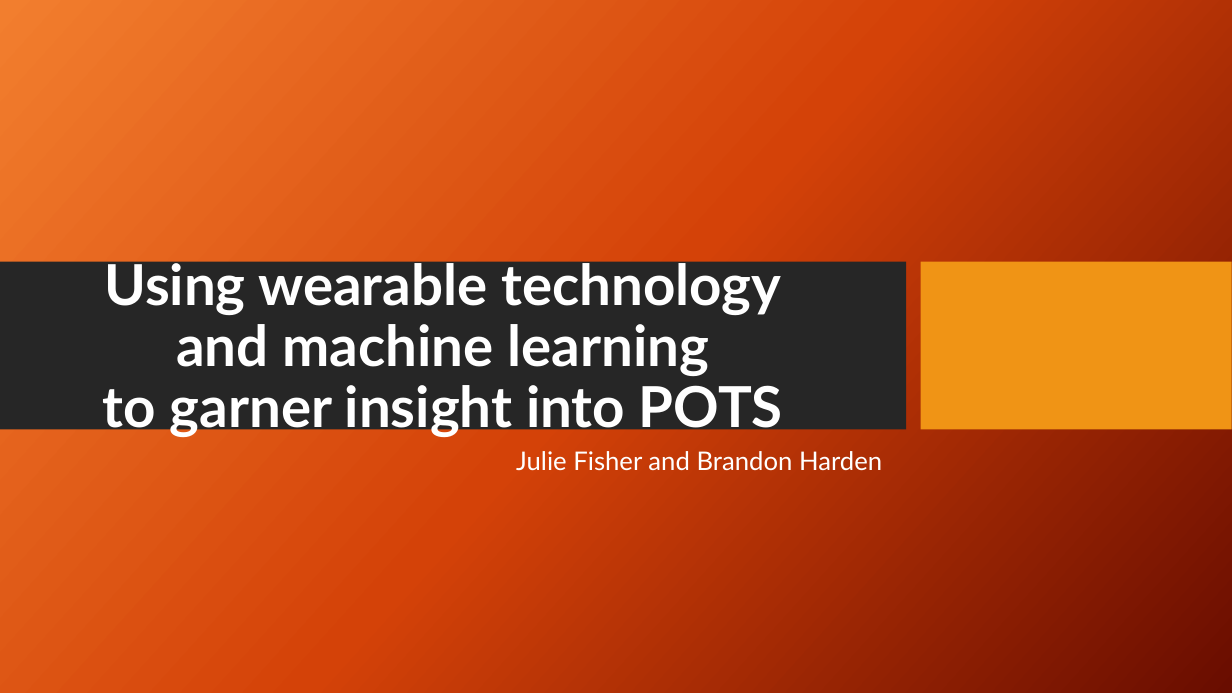
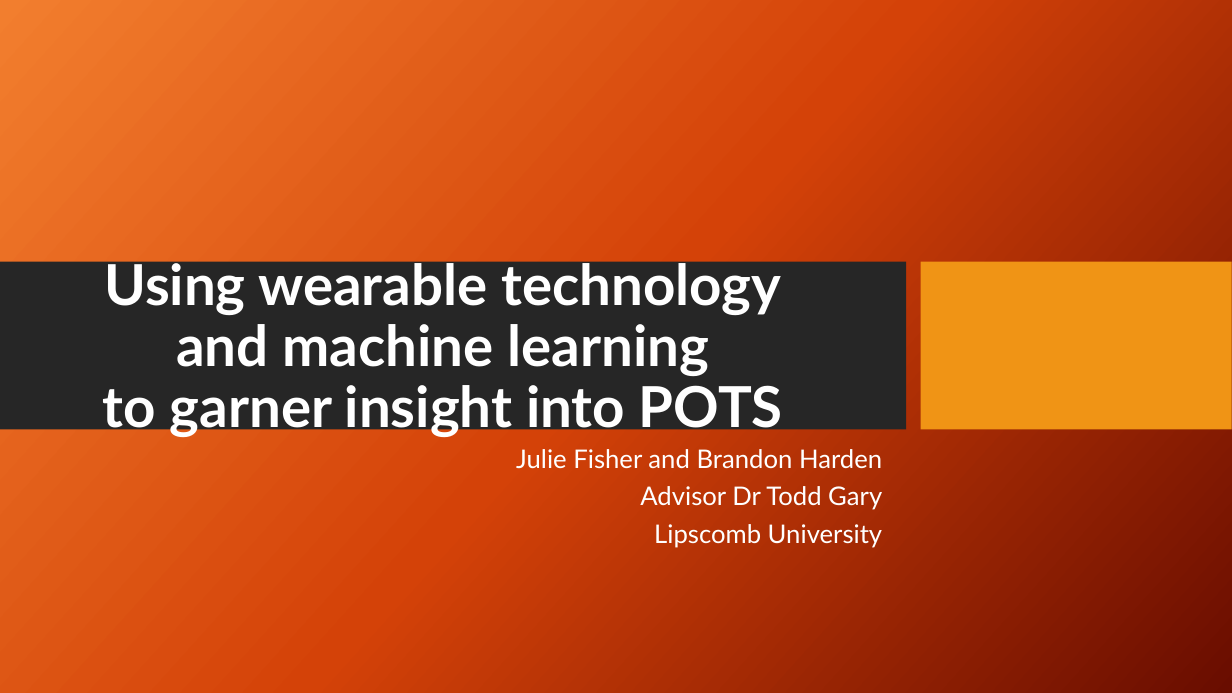
Before and after one commit to julielinx/Practicum1, a slide deck: slide 1 of Practicum 1 presentation.pptx. Drawn at 1232x693 pixels with LibreOffice and Linux fonts; fonts in the diff are those of the drawing; background and template pictures are left out. Boxes give left, top, right and bottom in pixels: in the first picture for what was removed or moved away, otherwise in the second. Text is boxed around its words. In the diff, an @@ line names an element or a change of style, - is before the commit and + after.

Commit message:
Updated final

```diff
--- a/Practicum 1 presentation.pptx
+++ b/Practicum 1 presentation.pptx
@@ subtitle at <box>516,449,882,469</box>: line spacing 0.9 to 0.8 @@
@@ subtitle at <box>640,486,882,548</box>: paragraphs added @@
+Advisor Dr Todd Gary
+Lipscomb University
```
